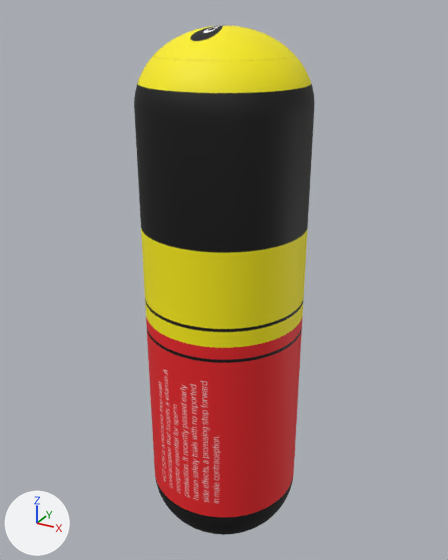
A saved change to the glTF model Assets/pg2/redpill_text.gltf.
Rendered twice from a 50 mm lens placed at (0.0769, -0.14, 0.0789), pointed at (-0.0017, 0.0028, 0.0075). The axes (+X, +Y, +Z) are drawn at lower left. The lights are the same throughout. The older version comes first. Vertices at exactly the same position are counted once.
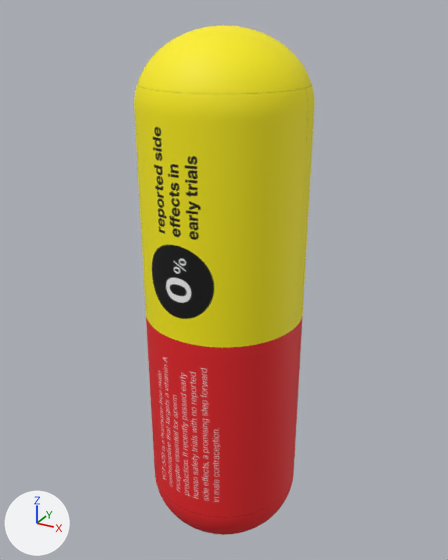
Where the change shows, as pixel boxes [x1, y1, x2, y2] in the pictures (448 x 560 px; the box of a moved part takes in the faces that stretch with it):
part 1 of me_mesh_0, moved or reshaped
    both: [134, 26, 315, 121]
part 2 of me_mesh_0, surface changed (black to yellow)
    both: [134, 28, 314, 348]
part 3 of me_mesh_1, moved or reshaped
    both: [155, 477, 293, 535]
part 4 of me_mesh_1, surface changed
    both: [147, 326, 302, 515]

What changed in the scene script:
```text
Change me_mesh_0:
    used by ob_mesh_0; location = (0.0, 0.0, 0.0)
    remove me_mesh_0.from_pydata(...)  # 6426 vertices, 12852 faces; spans x -0.0223..0.0223, y -0.0223..0.0223, z 0.0..0.0749
    add me_mesh_0.from_pydata(...)  # 8442 vertices, 16884 faces; spans x -0.0223..0.0223, y -0.0223..0.0223, z 0.0..0.0749
    me_mesh_0 part 1: 126 vertices moved within x -0.0217..0.0217, y -0.0217..0.0217, z 0.0605..0.0749; 5056 vertices removed from x -0.0223..0.0223, y -0.0223..0.0223, z 0.0567..0.0749; 7072 vertices added at x -0.0223..0.0223, y -0.0223..0.0223, z 0.0566..0.0749
    me_mesh_0 part 2: 1039 kept faces spanning x -0.0223..0.0223, y -0.0223..0.0223, z 0.0..0.0749 get new texture (UV) coordinates
Change me_mesh_1:
    used by ob_mesh_1; location = (0.0, 0.0, 0.0)
    remove me_mesh_1.from_pydata(...)  # 6426 vertices, 12852 faces; spans x -0.0223..0.0223, y -0.0223..0.0223, z -0.0749..0.0
    add me_mesh_1.from_pydata(...)  # 8442 vertices, 16884 faces; spans x -0.0223..0.0223, y -0.0223..0.0223, z -0.0749..0.0
    me_mesh_1 part 3: 126 vertices moved within x -0.0217..0.0217, y -0.0217..0.0217, z -0.0749..-0.0605; 5056 vertices removed from x -0.0223..0.0223, y -0.0223..0.0223, z -0.0749..-0.0567; 7072 vertices added at x -0.0223..0.0223, y -0.0223..0.0223, z -0.0749..-0.0566
    me_mesh_1 part 4: 724 kept faces spanning x -0.0223..0.0223, y -0.0223..0.0223, z -0.0749..0.0 get new texture (UV) coordinates
```
